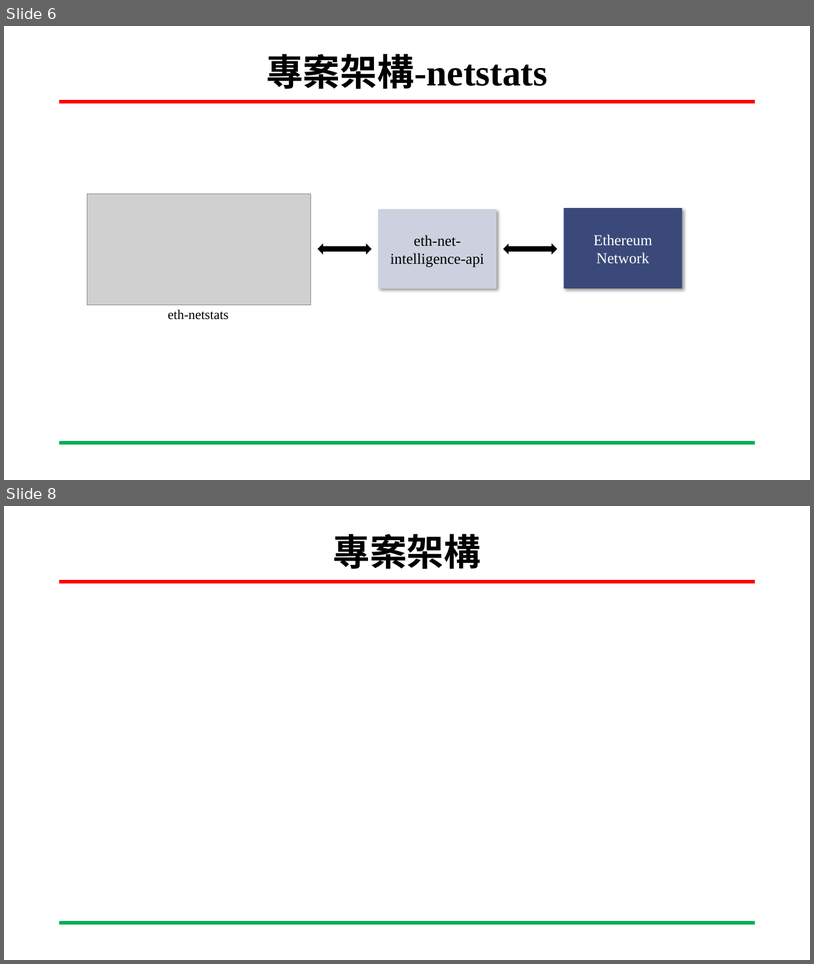
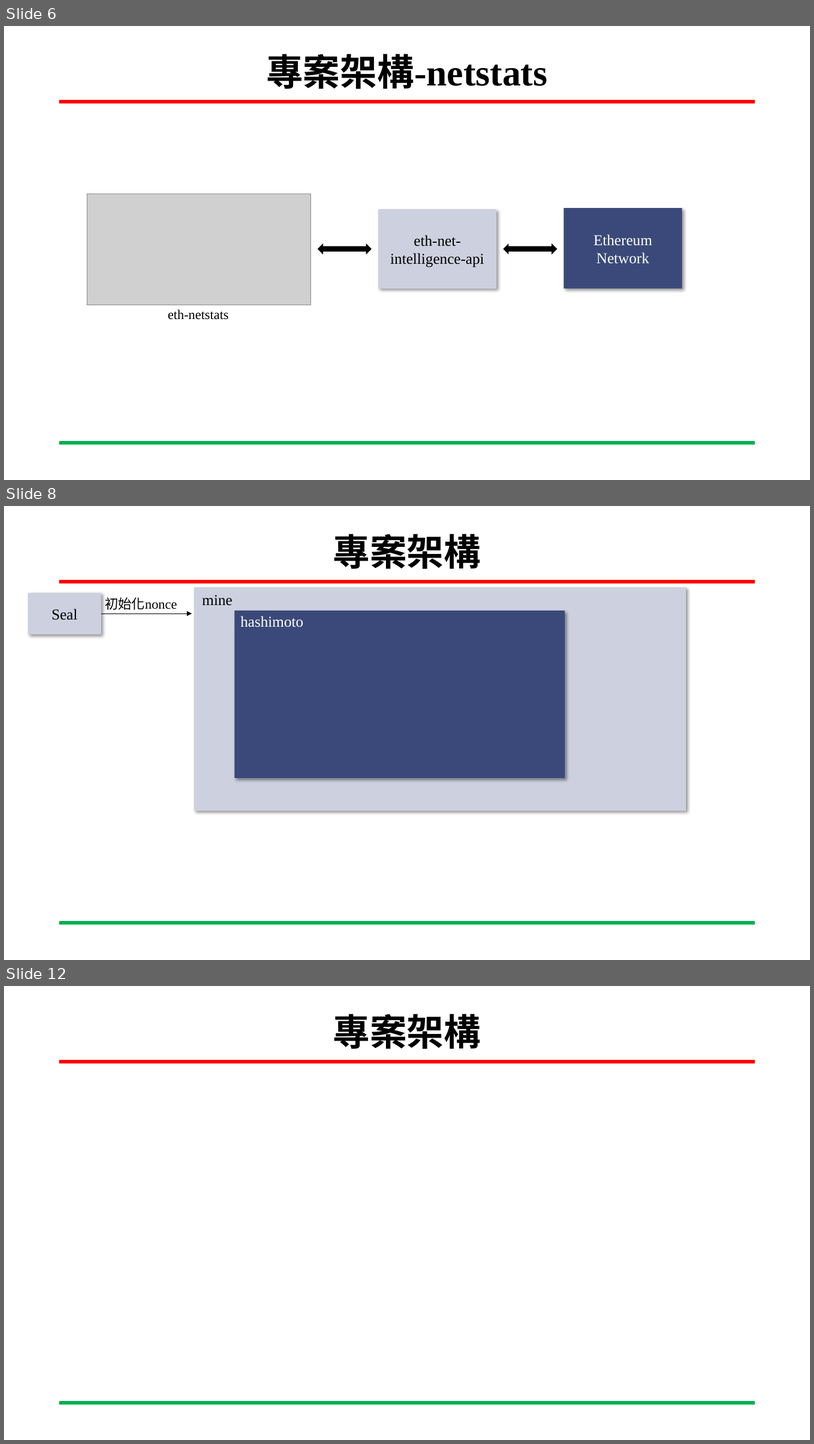
Before and after one commit to San-Zero/Senior-Project, a slide deck: 專題-私有以太坊區塊鏈實作以及其硬體加速方法調查-劉益彤.pptx. Shown one above the other, each under a label of ours: slides 6 and 8 before the commit, slides 6, 8 and 12 after it; the slides between them are not shown. The pictures are 814x964 and 814x1444 pixels, drawn with LibreOffice and Linux fonts; fonts in the diff are those of the drawing; grey boxes stand for pictures; background and template pictures are left out. Boxes give left, top, right and bottom in pixels: in the first picture for what was removed or moved away, otherwise in the second. Text is boxed around its words. In the diff, an @@ line names an element or a change of style, - is before the commit and + after.

```diff
--- a/專題-私有以太坊區塊鏈實作以及其硬體加速方法調查-劉益彤.pptx
+++ b/專題-私有以太坊區塊鏈實作以及其硬體加速方法調查-劉益彤.pptx
@@ slide 8 added at (4, 506, 810, 960), background #FFFFFF; not listed: 2 template elements that a slide beside it also shows @@
@@ title added at (333, 534, 481, 569), 44 pt, text #000000, bold @@
+專案架構
@@ rectangle added at (28, 592, 101, 634), fill #CDD1DF, 18 pt, text #000000 @@
+Seal
@@ rectangle added at (194, 587, 686, 810), fill #CDD1DF @@
@@ text added at (202, 595, 232, 606), 18 pt, text #000000 @@
+mine
@@ arrow added from (101, 613) to (192, 613), #000000 0.5 pt @@
@@ text added at (105, 597, 177, 610), 16 pt, text #000000 @@
+初始化nonce
@@ rectangle added at (234, 610, 565, 778), fill #3A4979 @@
@@ text added at (240, 616, 303, 627), 18 pt, text #FFFFFF @@
+hashimoto
@@ what was slide 8 is now slide 12 @@
```
Also in this commit, not shown: 2 slides changed, 8 other slides added, 6 other files.
